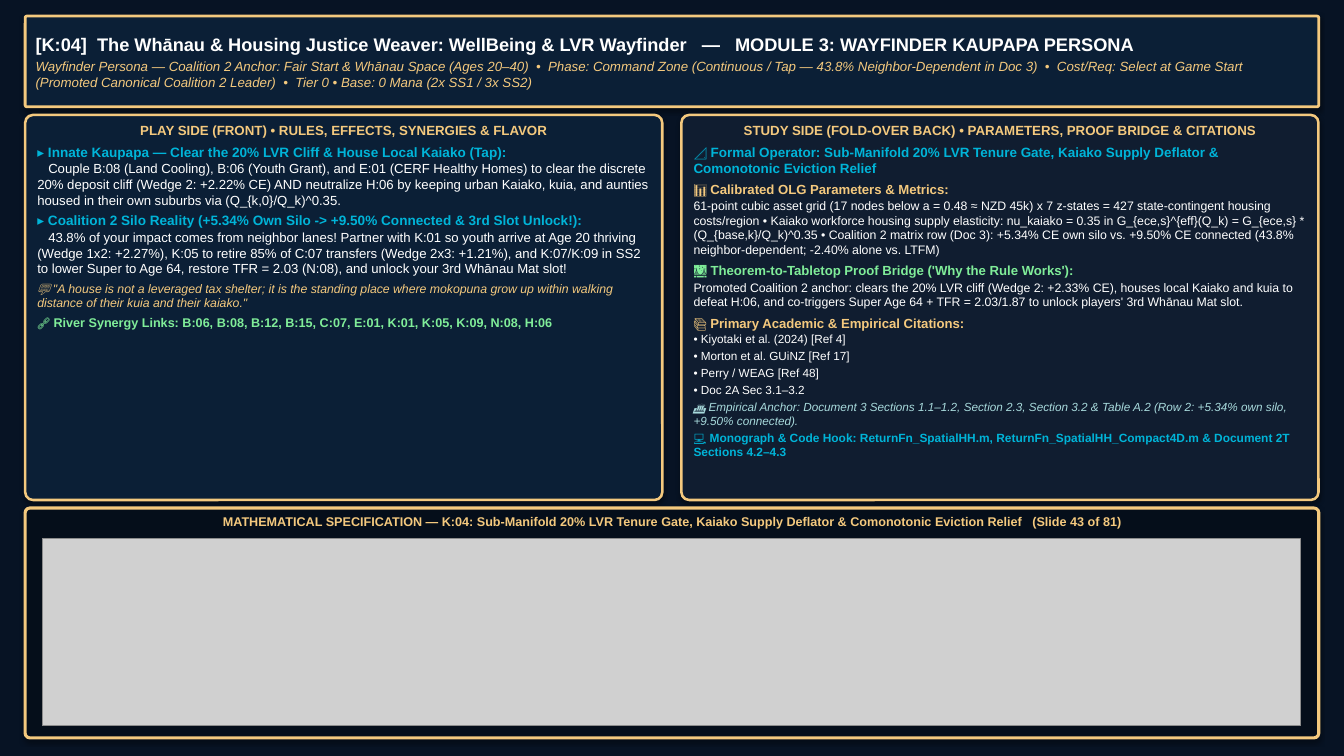
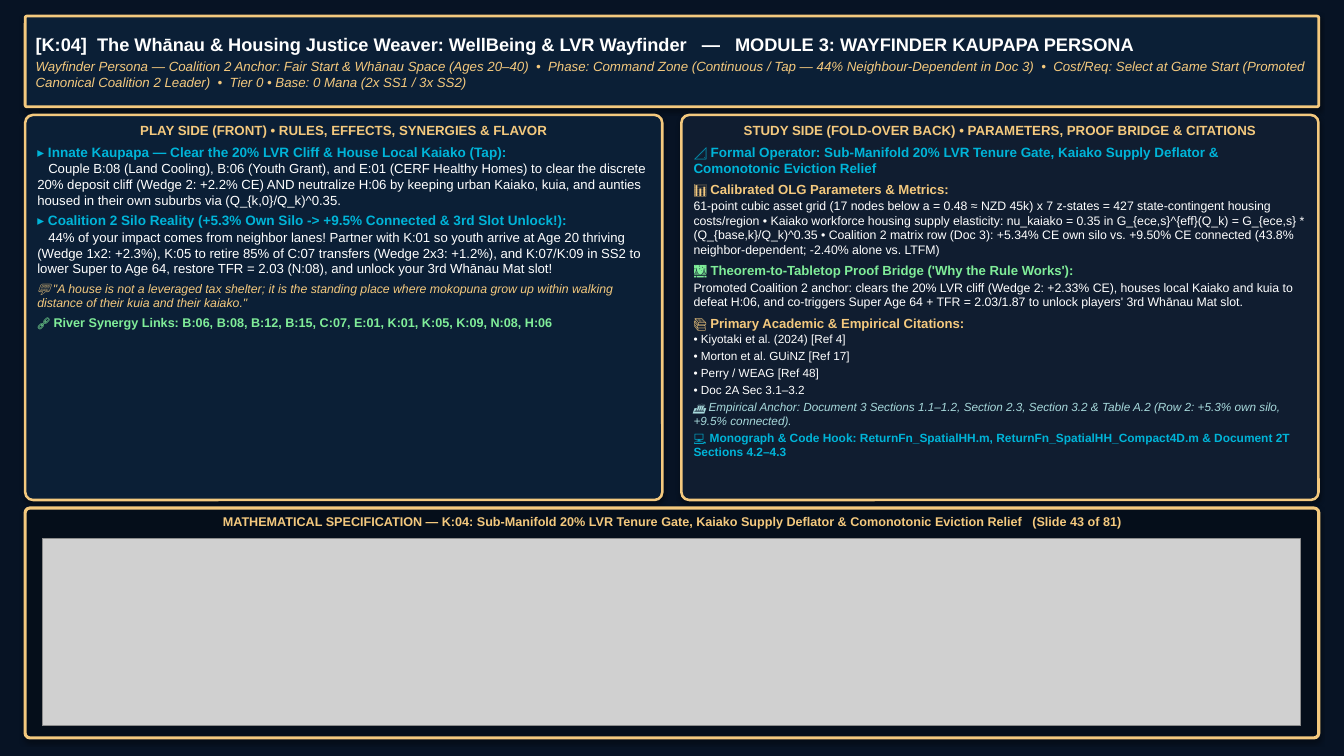
Before and after one commit to MichaelTiemann/IGWelfare-Game, a slide deck: slide 43 of output/foils_and_founders_study_slides.pptx. Drawn at 1344x756 pixels with LibreOffice and Linux fonts; fonts in the diff are those of the drawing; grey boxes stand for pictures. Boxes give left, top, right and bottom in pixels: in the first picture for what was removed or moved away, otherwise in the second. Text is boxed around its words. In the diff, an @@ line names an element or a change of style, - is before the commit and + after.

```diff
--- a/output/foils_and_founders_study_slides.pptx
+++ b/output/foils_and_founders_study_slides.pptx
@@ text in rounded rectangle at [36,61,1305,90]: text changed @@
-Wayfinder Persona — Coalition 2 Anchor: Fair Start & Whānau Space (Ages 20–40) • Phase: Command Zone (Continuous / Tap — 43.8% Neighbor-Dependent in Doc 3) • Cost/Req: Select at Game Start (Promoted Canonical Coalition 2 Leader) • Tier 0 • Base: 0 Mana (2x SS1 / 3x SS2)
+Wayfinder Persona — Coalition 2 Anchor: Fair Start & Whānau Space (Ages 20–40) • Phase: Command Zone (Continuous / Tap — 44% Neighbour-Dependent in Doc 3) • Cost/Req: Select at Game Start (Promoted Canonical Coalition 2 Leader) • Tier 0 • Base: 0 Mana (2x SS1 / 3x SS2)
@@ text in rounded rectangle at [37,163,646,276]: text changed @@
-Couple B:08 (Land Cooling), B:06 (Youth Grant), and E:01 (CERF Healthy Homes) to clear the discrete 20% deposit cliff (Wedge 2: +2.22% CE) AND neutralize H:06 by keeping urban Kaiako, kuia, and aunties housed in their own suburbs via (Q_{k,0}/Q_k)^0.35.
-▸ Coalition 2 Silo Reality (+5.34% Own Silo -> +9.50% Connected & 3rd Slot Unlock!):
-43.8% of your impact comes from neighbor lanes! Partner with K:01 so youth arrive at Age 20 thriving (Wedge 1x2: +2.27%), K:05 to retire 85% of C:07 transfers (Wedge 2x3: +1.21%), and K:07/K:09 in SS2 to lower Super to Age 64, restore TFR = 2.03 (N:08), and unlock your 3rd Whānau Mat slot!
+Couple B:08 (Land Cooling), B:06 (Youth Grant), and E:01 (CERF Healthy Homes) to clear the discrete 20% deposit cliff (Wedge 2: +2.2% CE) AND neutralize H:06 by keeping urban Kaiako, kuia, and aunties housed in their own suburbs via (Q_{k,0}/Q_k)^0.35.
+▸ Coalition 2 Silo Reality (+5.3% Own Silo -> +9.5% Connected & 3rd Slot Unlock!):
+44% of your impact comes from neighbor lanes! Partner with K:01 so youth arrive at Age 20 thriving (Wedge 1x2: +2.3%), K:05 to retire 85% of C:07 transfers (Wedge 2x3: +1.2%), and K:07/K:09 in SS2 to lower Super to Age 64, restore TFR = 2.03 (N:08), and unlock your 3rd Whānau Mat slot!
@@ text in rounded rectangle at [694,402,1280,428]: text changed @@
-🏛️ Empirical Anchor: Document 3 Sections 1.1–1.2, Section 2.3, Section 3.2 & Table A.2 (Row 2: +5.34% own silo, +9.50% connected).
+🏛️ Empirical Anchor: Document 3 Sections 1.1–1.2, Section 2.3, Section 3.2 & Table A.2 (Row 2: +5.3% own silo, +9.5% connected).
```
Also in this commit, not shown: 66 other slides changed, 4 other files.
